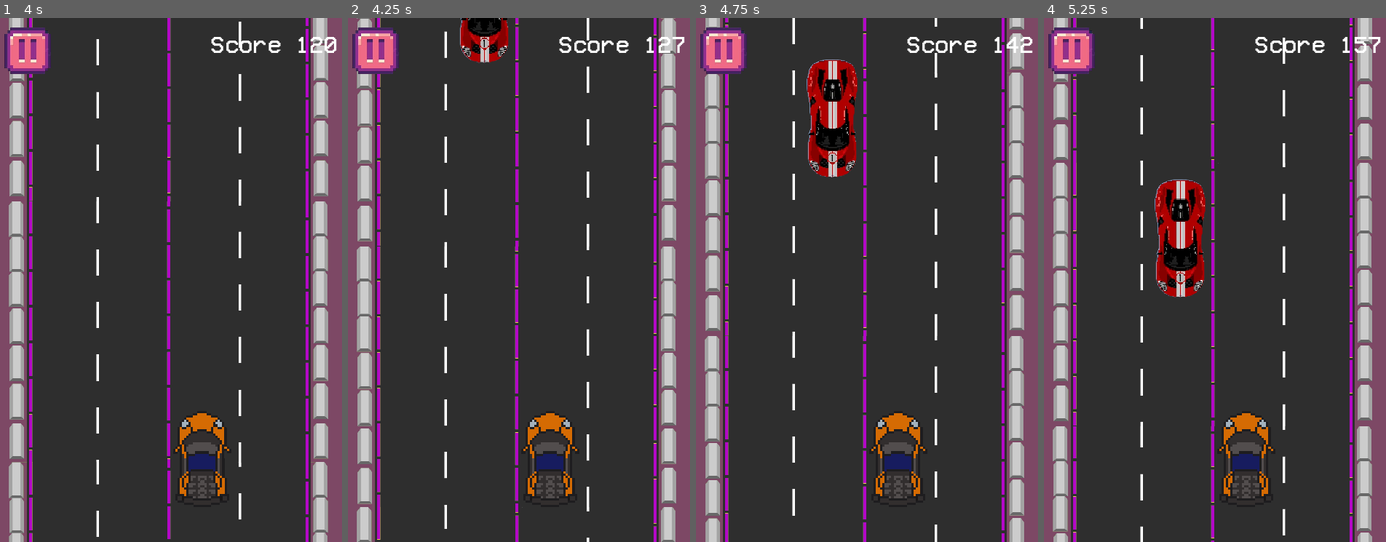
Above: before the commit, frames 1-4 (left to right).
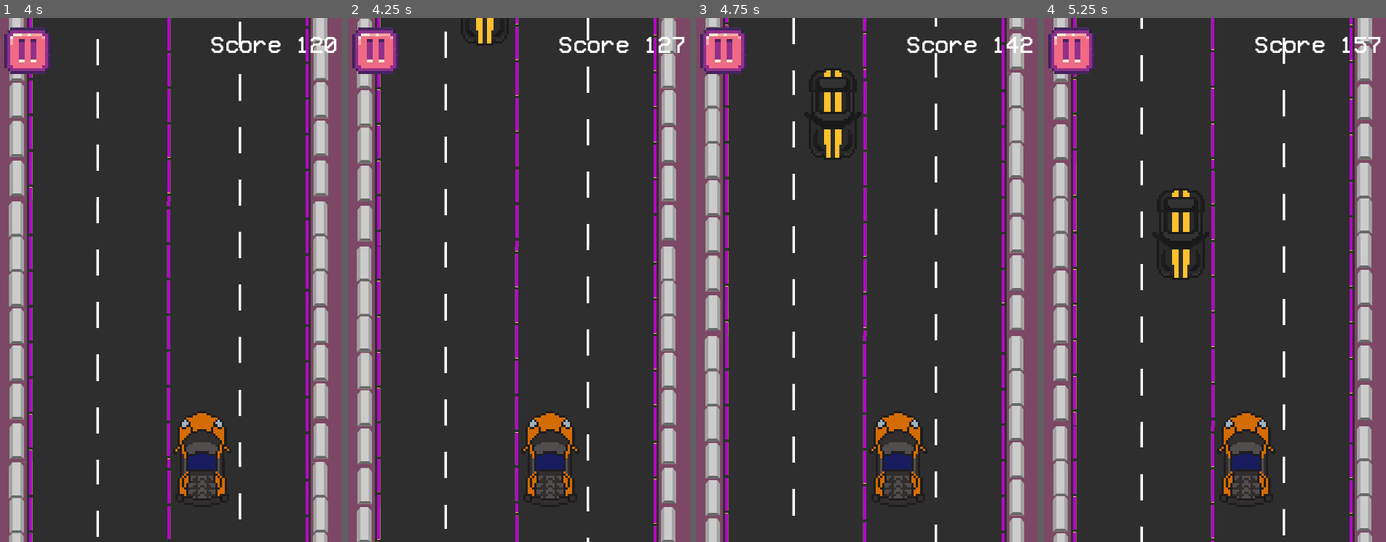
Above: after the commit, the same moments.

Repository: Maxsonin/Race-Game-for-Hackathon
Game: Godot game, scene res://scene/main/main.tscn
Two runs of this game, one before a commit and one after it. Both use one fixed random seed, a clock stepped at 60 frames per second and the inputs below. This scene is started directly instead of the project's main scene.
Inputs:
- Up to frame 1 (4 s): hold D (MoveRight) 0.53-1.28 s; hold A (MoveLeft) 1.28-2.03 s; hold D (MoveRight) 2.03-3.53 s; hold A (MoveLeft) from 3.53 s (still down)
- Up to frame 2 (4.25 s): keep holding A (MoveLeft)
- Up to frame 3 (4.75 s): keep holding A (MoveLeft)
- Up to frame 4 (5.25 s): keep holding A (MoveLeft)

Frame 1 is identical in both runs. In frame 2, 1.0% of the frame differs, in the area x 32-48%, y 0-9%; in frame 3, 2.8%; in frame 4, 2.9%, in the area x 32-48%, y 30-54%.

Commit message:
new car obstacle sprite

Diff:
--- a/Global/hiscore.cfg
+++ b/Global/hiscore.cfg
@@ -1,3 +1,3 @@
 [game]
 
-hiscore=1954.23
+hiscore=2725.51
--- a/obstacles/car_obstacle.tscn
+++ b/obstacles/car_obstacle.tscn
@@ -1,18 +1,18 @@
 [gd_scene load_steps=5 format=3 uid="uid://c7ecwvcki3wrx"]
 
 [ext_resource type="PackedScene" uid="uid://cfeb1uffw13xb" path="res://obstacles/obstacle_base.tscn" id="1_djyy2"]
-[ext_resource type="Texture2D" uid="uid://bwt8tv8nv7pdt" path="res://imgs/cars/car_2.png" id="2_5rsm5"]
+[ext_resource type="Texture2D" uid="uid://cwhbylp7k1rs5" path="res://imgs/cars/car2.png" id="2_p8c6r"]
 [ext_resource type="Script" path="res://components/move_component.gd" id="3_tt7yh"]
 
 [sub_resource type="CapsuleShape2D" id="CapsuleShape2D_y4cwl"]
-height = 52.0
+height = 36.0
 
 [node name="CarObstacle" instance=ExtResource("1_djyy2")]
 
 [node name="Sprite2D" parent="." index="0"]
 rotation = 3.14159
-scale = Vector2(0.15, 0.15)
-texture = ExtResource("2_5rsm5")
+scale = Vector2(0.501577, 0.501577)
+texture = ExtResource("2_p8c6r")
 
 [node name="CollisionShape2D" parent="Area2D" index="0"]
 shape = SubResource("CapsuleShape2D_y4cwl")
Binary file added: imgs/cars/car2.png
Not shown, added: imgs/cars/car2.png.import
